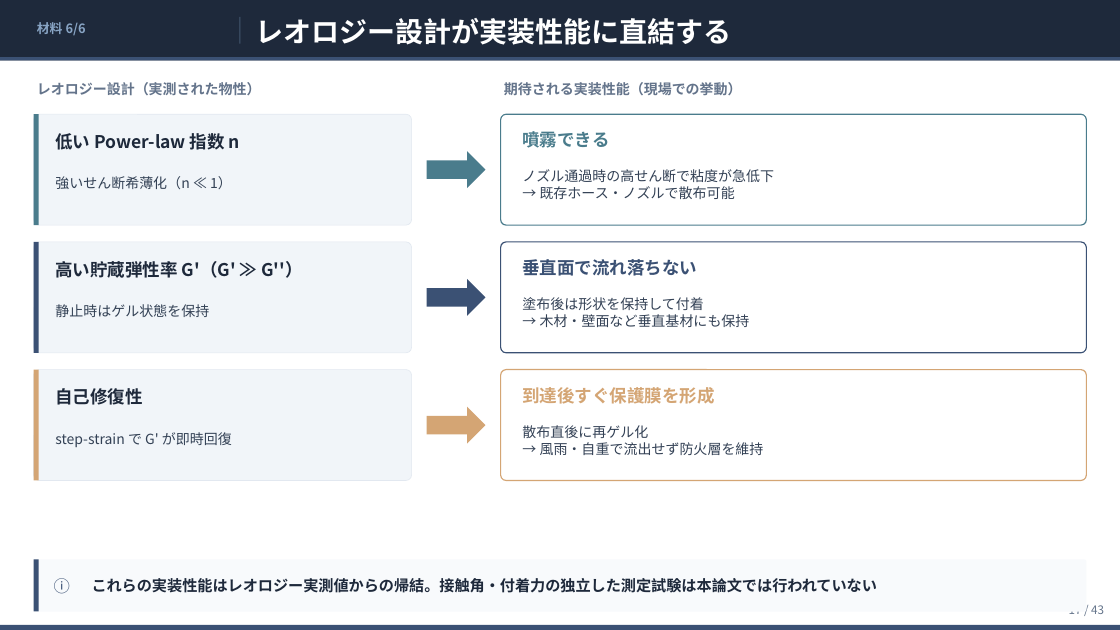
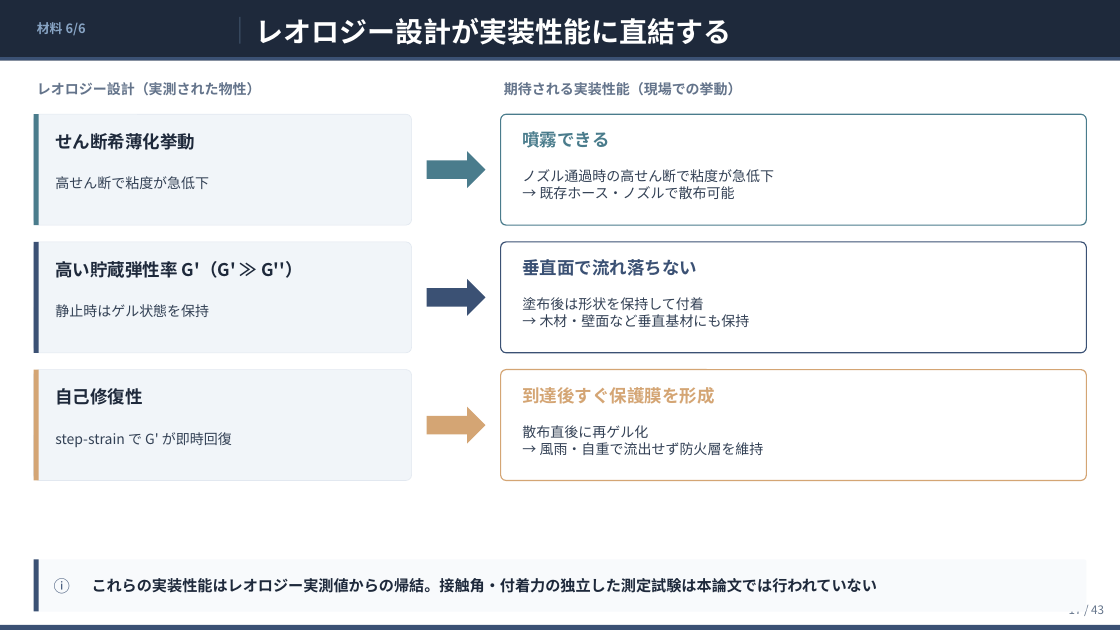
Before and after one commit to ytaisei0525-design/my-first-claude, a slide deck: slide 17 of slides.pptx. Drawn at 1120x630 pixels with LibreOffice and Linux fonts; fonts in the diff are those of the drawing. Boxes give left, top, right and bottom in pixels: in the first picture for what was removed or moved away, otherwise in the second. Text is boxed around its words. In the diff, an @@ line names an element or a change of style, - is before the commit and + after.

```diff
--- a/slides.pptx
+++ b/slides.pptx
@@ text at [55, 133, 195, 150]: text changed @@
-低い Power-law 指数 n
+せん断希薄化挙動
@@ text at [55, 176, 209, 189]: text changed @@
-強いせん断希薄化（n ≪ 1）
+高せん断で粘度が急低下
```
Also in this commit, not shown: 5 other slides changed, 4 other files.
